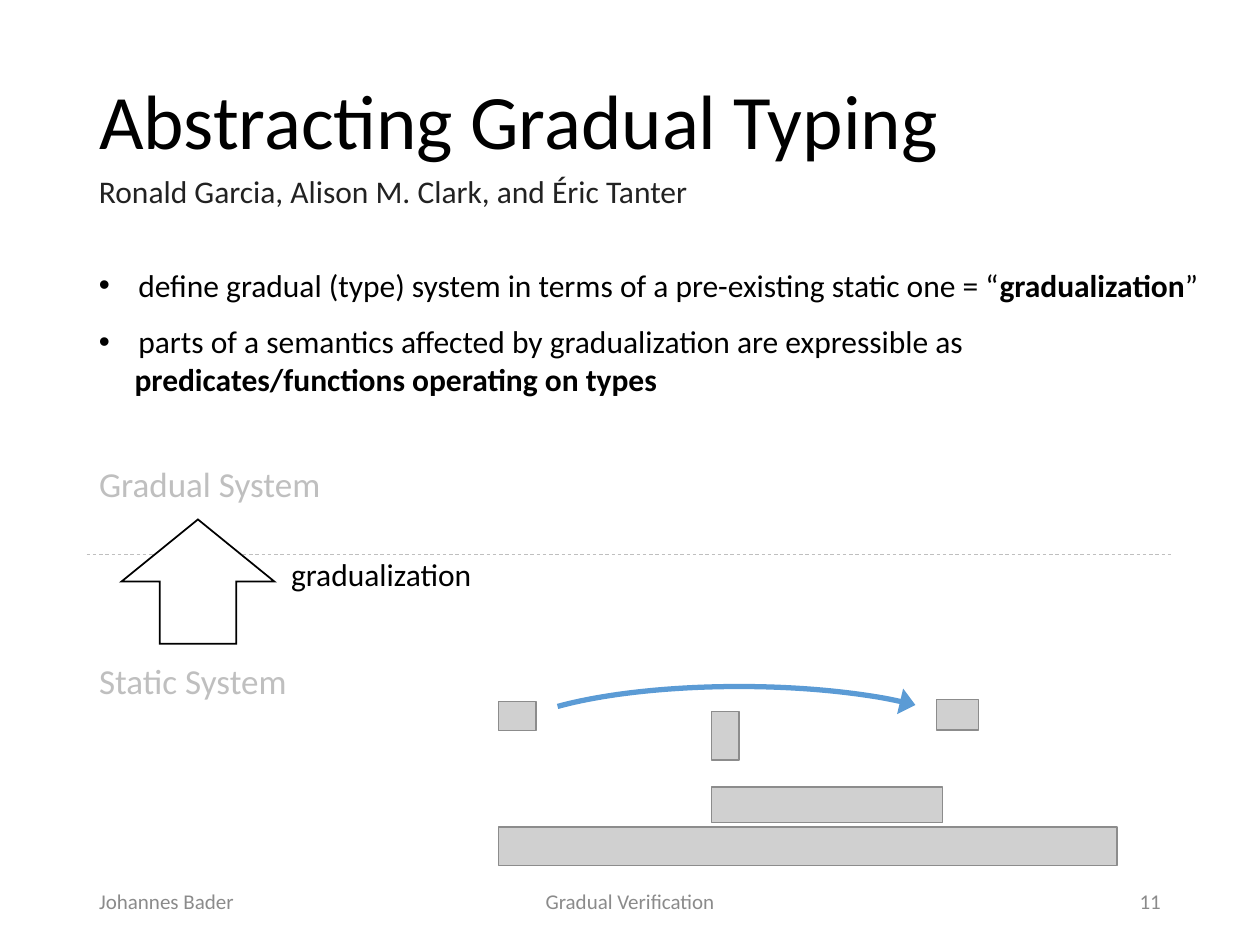
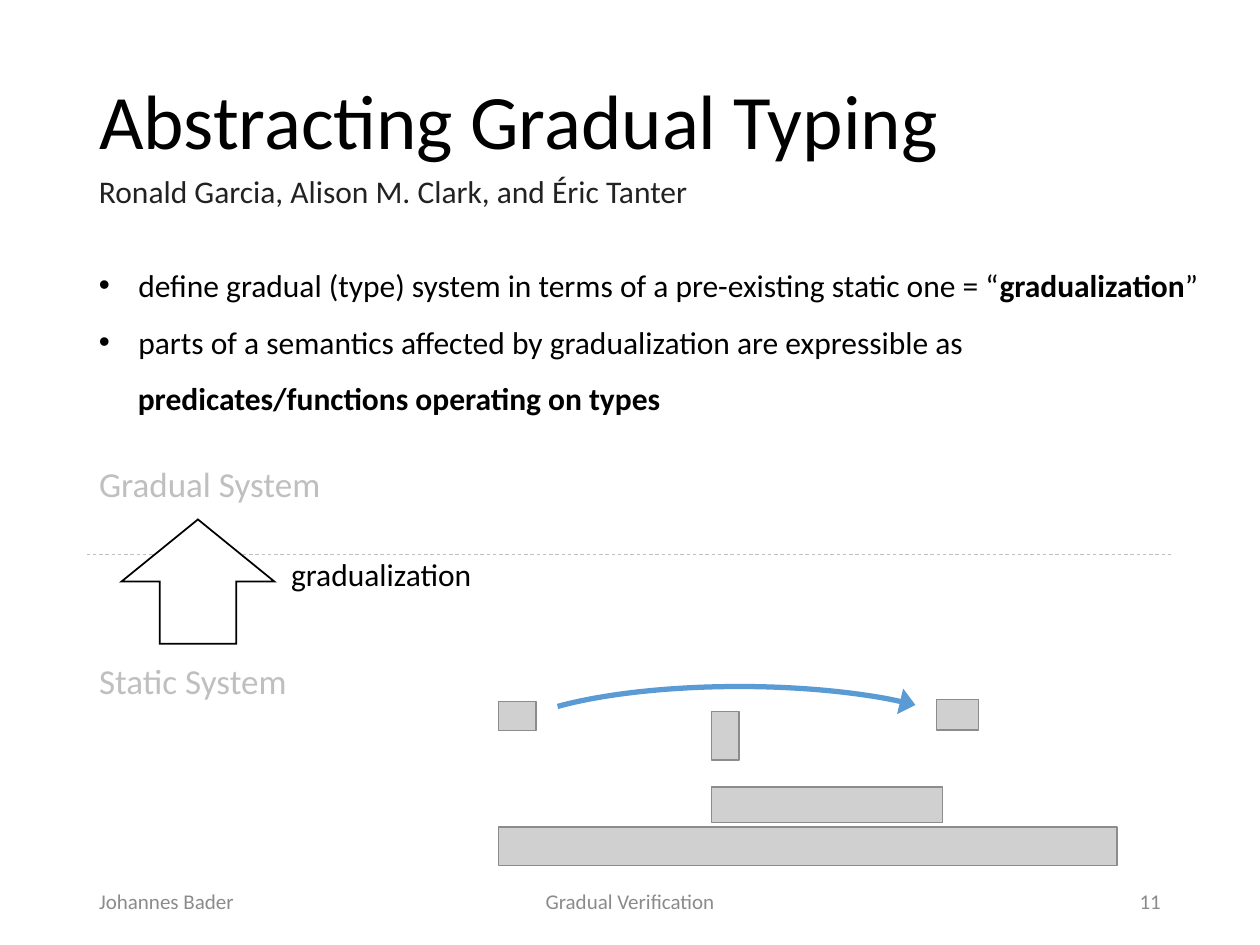
Before and after one commit to olydis/GradVerThesis, a slide deck: slide 11 of presentation/Final.pptx. Drawn at 1260x945 pixels with LibreOffice and Linux fonts; fonts in the diff are those of the drawing; grey boxes stand for pictures. Boxes give left, top, right and bottom in pixels: in the first picture for what was removed or moved away, otherwise in the second. Text is boxed around its words. In the diff, an @@ line names an element or a change of style, - is before the commit and + after.

```diff
--- a/presentation/Final.pptx
+++ b/presentation/Final.pptx
@@ text at <box>138,388,660,416</box>: indent changed; line spacing 1 to 1.5 @@
```
Also in this commit, not shown: 2 other slides changed.
